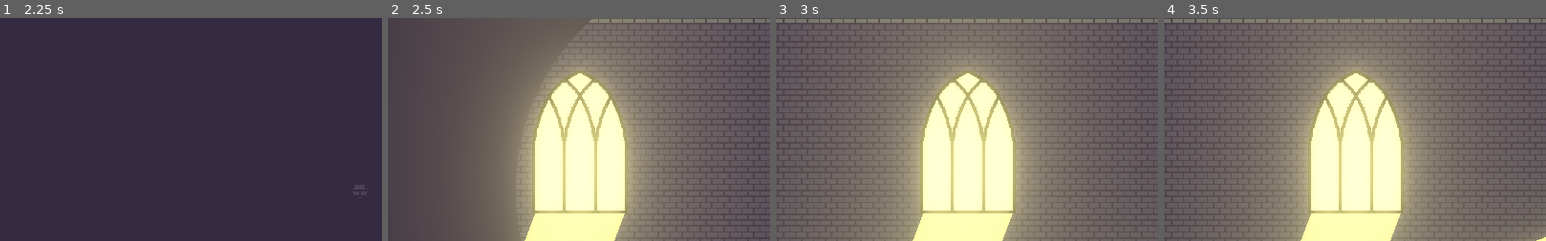
Above: before the commit, frames 1-4 (left to right).
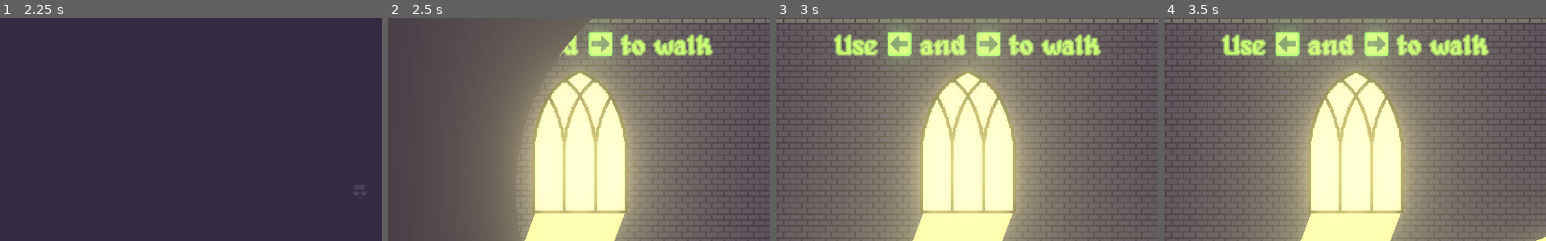
Above: after the commit, the same moments.

Repository: marc-jones/game-off-2022
Game: Godot game, scene res://nodes/scenes/SceneManager.tscn
The game is run twice, just before and just after one commit, with the same random seed, the same clock (stepped at 60 frames per second) and the same inputs.
Inputs (mouse positions are % of the whole screen's width and height, from its top left):
- Up to frame 1 (2.25 s): click "Play" at 0.5 s; click "Play" at 1.25 s; move the mouse to (72, 45) at 2.02 s; hold Right (move_right) from 2.03 s (still down); tap Space (jump) at 2.1 s
- Up to frame 2 (2.5 s): keep holding Right (move_right); tap Space (jump) at 2.27 s
- Up to frame 3 (3 s): keep holding Right (move_right); tap Space (jump) at 2.57 s; move the mouse to (30, 55) at 2.77 s; tap Down (crouch) at 2.85 s
- Up to frame 4 (3.5 s): keep holding Right (move_right); tap Space (jump) at 3.02, 3.05, 3.32 s
The pictures show only the part of the screen within x 25-75%, y 6-56%; the shares and areas given below are measured in that part.

Frame 1 is identical in both runs. In frame 2, 2.6% of the frame differs, in the area x 44-86%, y 4-18%; in frame 3, 4.9%; in frame 4, 4.9%, in the area x 15-86%, y 3-19%.

Commit message:
Add tutorial text

Diff:
--- a/nodes/levels/Level1.tscn
+++ b/nodes/levels/Level1.tscn
@@ -1,13 +1,15 @@
-[gd_scene load_steps=13 format=2]
+[gd_scene load_steps=16 format=2]
 
 [ext_resource path="res://nodes/Player.tscn" type="PackedScene" id=1]
 [ext_resource path="res://scripts/LightManager.gd" type="Script" id=2]
 [ext_resource path="res://nodes/LightSwitch.tscn" type="PackedScene" id=3]
 [ext_resource path="res://nodes/TileSet.tres" type="TileSet" id=4]
 [ext_resource path="res://nodes/Door.tscn" type="PackedScene" id=5]
+[ext_resource path="res://assets/fonts/alagard.ttf" type="DynamicFontData" id=6]
 [ext_resource path="res://assets/mirror_holder.png" type="Texture" id=7]
 [ext_resource path="res://nodes/Window.tscn" type="PackedScene" id=8]
 [ext_resource path="res://nodes/Wiring.tscn" type="PackedScene" id=9]
+[ext_resource path="res://assets/ui/arrow.png" type="Texture" id=10]
 [ext_resource path="res://nodes/LevelExit.tscn" type="PackedScene" id=14]
 [ext_resource path="res://scripts/LevelScene.gd" type="Script" id=15]
 
@@ -23,6 +25,11 @@
 glow_blend_mode = 1
 glow_bicubic_upscale = true
 adjustment_brightness = 3.02
+
+[sub_resource type="DynamicFont" id=24]
+size = 36
+outline_size = 2
+font_data = ExtResource( 6 )
 
 [sub_resource type="TileSet" id=23]
 0/name = "mirror_holder.png 0"
@@ -54,6 +61,33 @@
 collision_mask = 3
 format = 1
 tile_data = PoolIntArray( -1, 2, 1, -65536, 2, 2, -65535, 2, 2, -65534, 2, 2, -65533, 2, 2, -65532, 2, 2, -65531, 2, 2, …(3240 unchanged characters)…
+
+[node name="Tutorial" type="Node2D" parent="."]
+
+[node name="Label" type="Label" parent="Tutorial"]
+margin_left = 64.0
+margin_top = 44.0
+margin_right = 960.0
+margin_bottom = 108.0
+custom_colors/font_color = Color( 0.76, 1.1, 0.41, 1 )
+custom_colors/font_outline_modulate = Color( 0.541176, 0.690196, 0.376471, 1 )
+custom_fonts/font = SubResource( 24 )
+text = "Use     and     to walk"
+align = 1
+valign = 1
+autowrap = true
+
+[node name="Sprite2" type="Sprite" parent="Tutorial"]
+modulate = Color( 1, 1.4, 1, 1 )
+position = Vector2( 420, 72 )
+rotation = 4.71239
+texture = ExtResource( 10 )
+
+[node name="Sprite3" type="Sprite" parent="Tutorial"]
+modulate = Color( 1, 1.4, 1, 1 )
+position = Vector2( 540, 72 )
+rotation = 1.5708
+texture = ExtResource( 10 )
 
 [node name="Door" parent="." instance=ExtResource( 5 )]
 position = Vector2( 992, 524 )
--- a/nodes/levels/Level2.tscn
+++ b/nodes/levels/Level2.tscn
@@ -1,13 +1,15 @@
-[gd_scene load_steps=13 format=2]
+[gd_scene load_steps=16 format=2]
 
 [ext_resource path="res://nodes/Player.tscn" type="PackedScene" id=1]
 [ext_resource path="res://scripts/LightManager.gd" type="Script" id=2]
 [ext_resource path="res://nodes/LightSwitch.tscn" type="PackedScene" id=3]
 [ext_resource path="res://nodes/TileSet.tres" type="TileSet" id=4]
 [ext_resource path="res://nodes/Door.tscn" type="PackedScene" id=5]
+[ext_resource path="res://assets/fonts/alagard.ttf" type="DynamicFontData" id=6]
 [ext_resource path="res://assets/mirror_holder.png" type="Texture" id=7]
 [ext_resource path="res://nodes/Window.tscn" type="PackedScene" id=8]
 [ext_resource path="res://nodes/Wiring.tscn" type="PackedScene" id=9]
+[ext_resource path="res://assets/ui/arrow.png" type="Texture" id=10]
 [ext_resource path="res://nodes/LevelExit.tscn" type="PackedScene" id=14]
 [ext_resource path="res://scripts/LevelScene.gd" type="Script" id=15]
 
@@ -23,6 +25,11 @@
 glow_blend_mode = 1
 glow_bicubic_upscale = true
 adjustment_brightness = 3.02
+
+[sub_resource type="DynamicFont" id=24]
+size = 36
+outline_size = 2
+font_data = ExtResource( 6 )
 
 [sub_resource type="TileSet" id=23]
 0/name = "mirror_holder.png 0"
@@ -54,6 +61,39 @@
 collision_mask = 3
 format = 1
 tile_data = PoolIntArray( -1, 2, 1, -65536, 2, 2, -65535, 2, 2, -65534, 2, 2, -65533, 2, 2, -65532, 2, 2, -65531, 2, 2, …(3240 unchanged characters)…
+
+[node name="Tutorial" type="Node2D" parent="."]
+
+[node name="Label" type="Label" parent="Tutorial"]
+margin_left = 64.0
+margin_top = 44.0
+margin_right = 960.0
+margin_bottom = 108.0
+custom_colors/font_color = Color( 0.76, 1.1, 0.41, 1 )
+custom_colors/font_outline_modulate = Color( 0.541176, 0.690196, 0.376471, 1 )
+custom_fonts/font = SubResource( 24 )
+text = "Hold     and press     or     to lean"
+align = 1
+valign = 1
+autowrap = true
+
+[node name="Sprite" type="Sprite" parent="Tutorial"]
+modulate = Color( 1, 1.4, 1, 1 )
+position = Vector2( 336, 72 )
+rotation = 3.14159
+texture = ExtResource( 10 )
+
+[node name="Sprite2" type="Sprite" parent="Tutorial"]
+modulate = Color( 1, 1.4, 1, 1 )
+position = Vector2( 552, 72 )
+rotation = 4.71239
+texture = ExtResource( 10 )
+
+[node name="Sprite3" type="Sprite" parent="Tutorial"]
+modulate = Color( 1, 1.4, 1, 1 )
+position = Vector2( 644, 72 )
+rotation = 1.5708
+texture = ExtResource( 10 )
 
 [node name="Door" parent="." instance=ExtResource( 5 )]
 position = Vector2( 992, 524 )
--- a/nodes/levels/Level3.tscn
+++ b/nodes/levels/Level3.tscn
@@ -9,6 +9,8 @@
 [ext_resource path="res://assets/mirror_holder.png" type="Texture" id=7]
 [ext_resource path="res://nodes/Window.tscn" type="PackedScene" id=8]
 [ext_resource path="res://nodes/Wiring.tscn" type="PackedScene" id=9]
+[ext_resource path="res://assets/fonts/alagard.ttf" type="DynamicFontData" id=10]
+[ext_resource path="res://assets/ui/esc.png" type="Texture" id=11]
 [ext_resource path="res://nodes/LevelExit.tscn" type="PackedScene" id=14]
 [ext_resource path="res://scripts/LevelScene.gd" type="Script" id=15]
 
@@ -24,6 +26,11 @@
 glow_blend_mode = 1
 glow_bicubic_upscale = true
 adjustment_brightness = 3.02
+
+[sub_resource type="DynamicFont" id=24]
+size = 36
+outline_size = 2
+font_data = ExtResource( 10 )
 
 [sub_resource type="TileSet" id=23]
 0/name = "mirror_holder.png 0"
@@ -55,6 +62,26 @@
 collision_mask = 3
 format = 1
 tile_data = PoolIntArray( -1, 2, 1, -65536, 2, 2, -65535, 2, 2, -65534, 2, 2, -65533, 2, 2, -65532, 2, 2, -65531, 2, 2, …(3261 unchanged characters)…
+
+[node name="Tutorial" type="Node2D" parent="."]
+
+[node name="Label" type="Label" parent="Tutorial"]
+margin_left = 64.0
+margin_top = 44.0
+margin_right = 960.0
+margin_bottom = 108.0
+custom_colors/font_color = Color( 0.76, 1.1, 0.41, 1 )
+custom_colors/font_outline_modulate = Color( 0.541176, 0.690196, 0.376471, 1 )
+custom_fonts/font = SubResource( 24 )
+text = "Press     to pause and restart the level"
+align = 1
+valign = 1
+autowrap = true
+
+[node name="Sprite" type="Sprite" parent="Tutorial"]
+modulate = Color( 1, 1.4, 1, 1 )
+position = Vector2( 308, 72 )
+texture = ExtResource( 11 )
 
 [node name="Door" parent="." instance=ExtResource( 5 )]
 position = Vector2( 992, 524 )
--- a/nodes/levels/Level4.tscn
+++ b/nodes/levels/Level4.tscn
@@ -9,7 +9,10 @@
 [ext_resource path="res://assets/mirror_holder.png" type="Texture" id=7]
 [ext_resource path="res://nodes/MirrorPushBox.tscn" type="PackedScene" id=8]
 [ext_resource path="res://nodes/Wiring.tscn" type="PackedScene" id=9]
+[ext_resource path="res://assets/fonts/alagard.ttf" type="DynamicFontData" id=10]
+[ext_resource path="res://assets/ui/space.png" type="Texture" id=11]
 [ext_resource path="res://nodes/InstantLightSwitch.tscn" type="PackedScene" id=12]
+[ext_resource path="res://assets/ui/arrow.png" type="Texture" id=13]
 [ext_resource path="res://nodes/LevelExit.tscn" type="PackedScene" id=14]
 [ext_resource path="res://scripts/LevelScene.gd" type="Script" id=15]
 
@@ -25,6 +28,11 @@
 glow_blend_mode = 1
 glow_bicubic_upscale = true
 adjustment_brightness = 3.02
+
+[sub_resource type="DynamicFont" id=24]
+size = 36
+outline_size = 2
+font_data = ExtResource( 10 )
 
 [sub_resource type="TileSet" id=23]
 0/name = "mirror_holder.png 0"
@@ -56,6 +64,33 @@
 collision_mask = 3
 format = 1
 tile_data = PoolIntArray( -1, 2, 1, -65536, 2, 2, -65535, 2, 2, -65534, 2, 2, -65533, 2, 2, -65532, 2, 2, -65531, 2, 2, …(3271 unchanged characters)…
+
+[node name="Tutorial" type="Node2D" parent="."]
+
+[node name="Label" type="Label" parent="Tutorial"]
+margin_left = 64.0
+margin_top = 44.0
+margin_right = 960.0
+margin_bottom = 108.0
+custom_colors/font_color = Color( 0.76, 1.1, 0.41, 1 )
+custom_colors/font_outline_modulate = Color( 0.541176, 0.690196, 0.376471, 1 )
+custom_fonts/font = SubResource( 24 )
+text = "Use        or     to jump"
+align = 1
+valign = 1
+autowrap = true
+
+[node name="Sprite" type="Sprite" parent="Tutorial"]
+modulate = Color( 1, 1.4, 1, 1 )
+position = Vector2( 436, 72 )
+rotation = 6.28318
+texture = ExtResource( 11 )
+
+[node name="Sprite2" type="Sprite" parent="Tutorial"]
+modulate = Color( 1, 1.4, 1, 1 )
+position = Vector2( 540, 72 )
+rotation = 6.28318
+texture = ExtResource( 13 )
 
 [node name="Door" parent="." instance=ExtResource( 5 )]
 position = Vector2( 992, 524 )
Binary file added: assets/ui/arrow.png
Not shown, added: assets/ui/arrow.png.import
Binary file added: assets/ui/esc.png
Not shown, added: assets/ui/esc.png.import
Binary file added: assets/ui/space.png
Not shown, added: assets/ui/space.png.import
Not shown: 1 places in nodes/levels/Level3.tscn that only renumber resources
Not shown: 1 places in nodes/levels/Level4.tscn that only renumber resources
